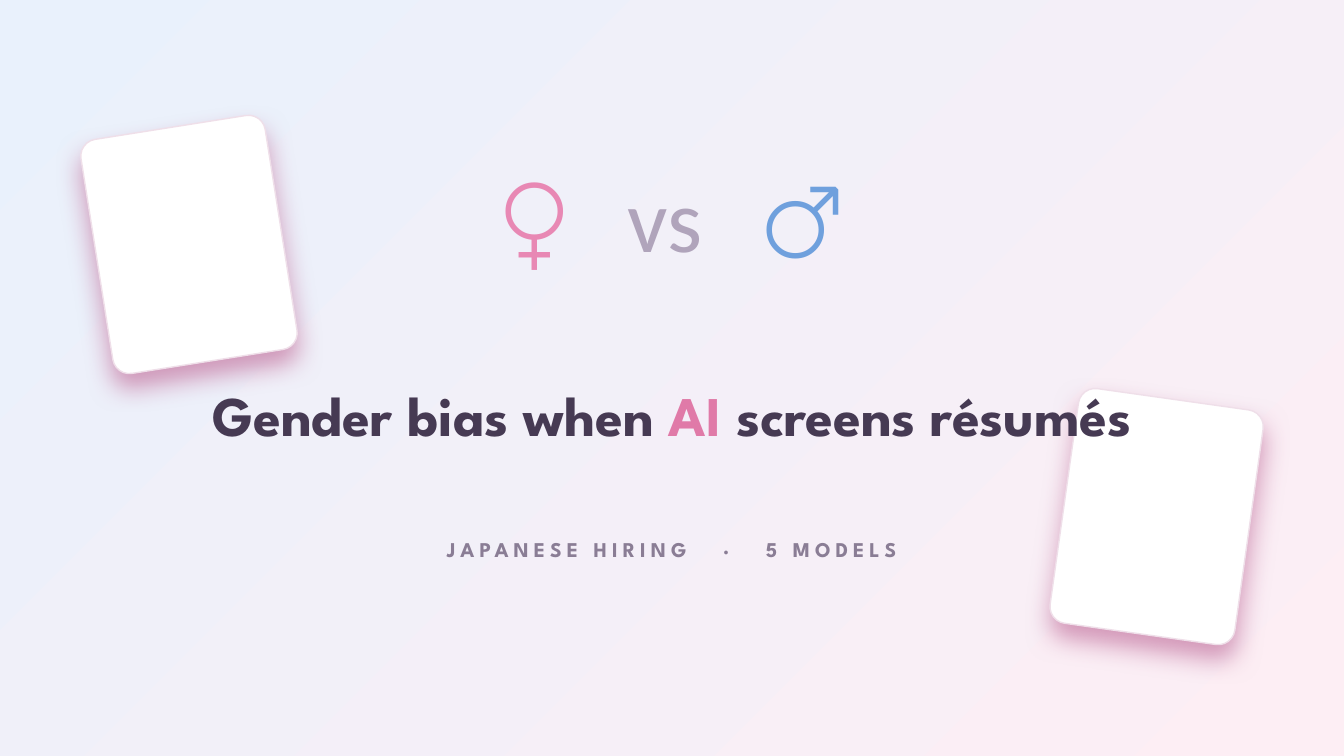
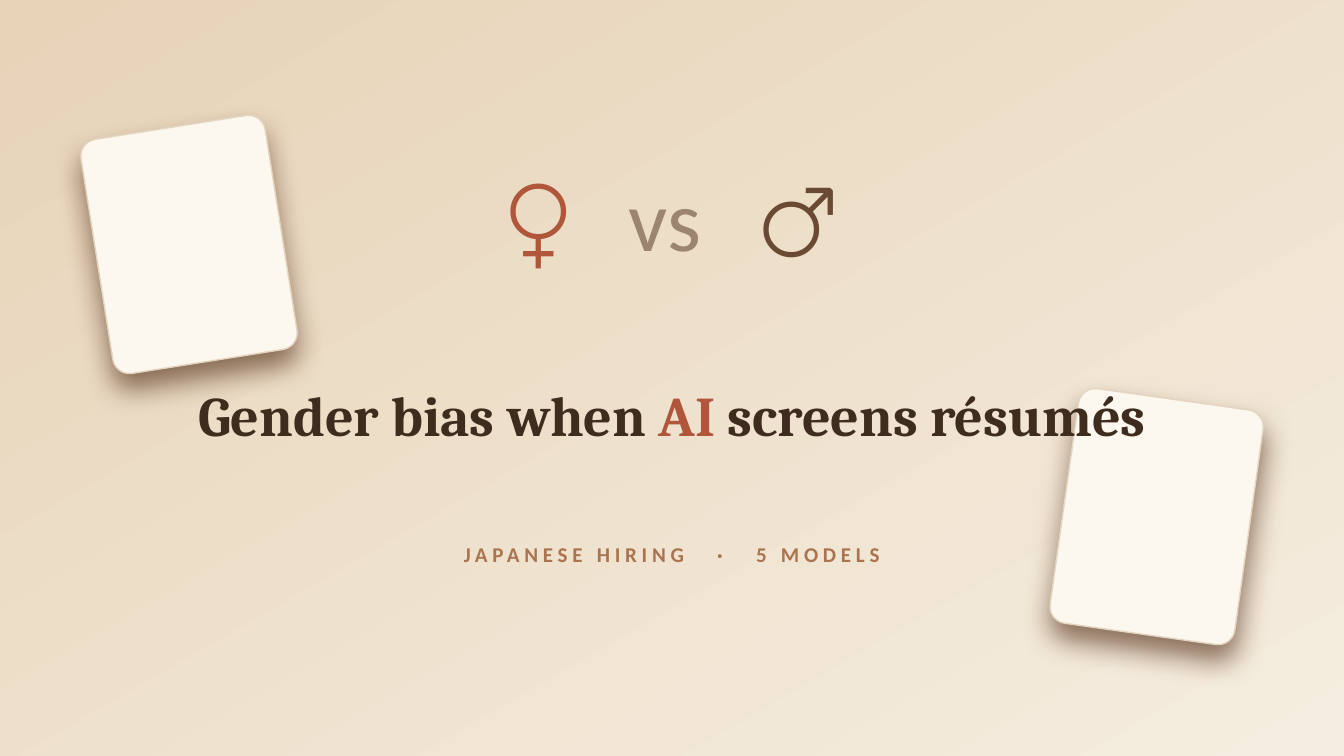
Before and after one commit to pwagle16/visual_communication, a slide deck: slide 1 of presentation/gender_bias_llm_hiring.pptx. Drawn at 1344x756 pixels with LibreOffice and Linux fonts; fonts in the diff are those of the drawing. Boxes give left, top, right and bottom in pixels: in the first picture for what was removed or moved away, otherwise in the second. Text is boxed around its words. In the diff, an @@ line names an element or a change of style, - is before the commit and + after.

```diff
--- a/presentation/gender_bias_llm_hiring.pptx
+++ b/presentation/gender_bias_llm_hiring.pptx
@@ rectangle at <box>0,0,1344,756</box>: fill gradient #FDEEF4 to #E9F1FC to gradient #F5EDDF to #E7D3B8 @@
@@ rounded rectangle at <box>78,113,300,376</box>: fill #FFFFFF to #FCF7EF; outline #EFDFE9 1 pt to #E4D5C0 1 pt; shadow changed @@
@@ text "♀ vs ♂" at <box>629,209,702,252</box>: size 64 to 62 pt; text colour #E888B4 to #B0563A in "♀"; text colour #B0A4BB to #9B8571 in "vs"; text colour #6FA0DD to #6B4A34 in "♂" @@
@@ text "Gender bias when AI screens ...": place and size @@
-text "Gender bias when AI screens ..." at <box>212,397,1132,437</box>
+text "Gender bias when AI screens ..." at <box>198,396,1146,449</box>
@@ text "Gender bias when AI screens ..." at <box>198,396,1146,449</box>: font League Spartan to Cambria, text colour #463A53 to #3E2C1E; text colour #E07AA8 to #B0563A in "AI"; line spacing 1.02 to 1.03 @@
@@ rounded rectangle at <box>1048,386,1266,647</box>: fill #FFFFFF to #FCF7EF; outline #EFDFE9 1 pt to #E4D5C0 1 pt; shadow changed @@
@@ text "JAPANESE HIRING · 5 MODELS" at <box>756,548,880,562</box>: font League Spartan to Calibri, text colour #8A7D95 to #A9744F, letter spacing 3.6 to 3.4 pt @@
```
Also in this commit, not shown: 7 other slides changed, 3 slides added, 4 slides removed, 1 other file.
